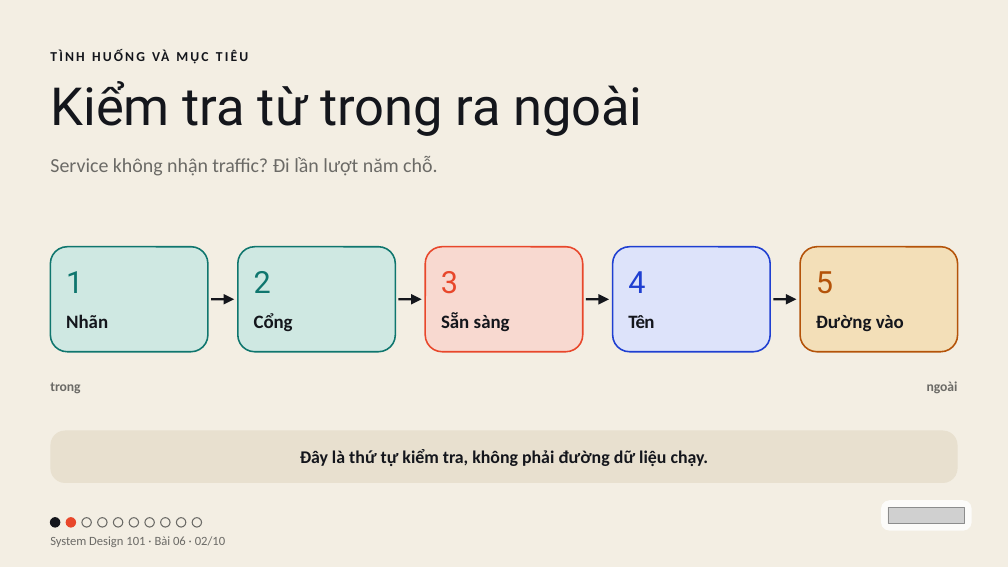
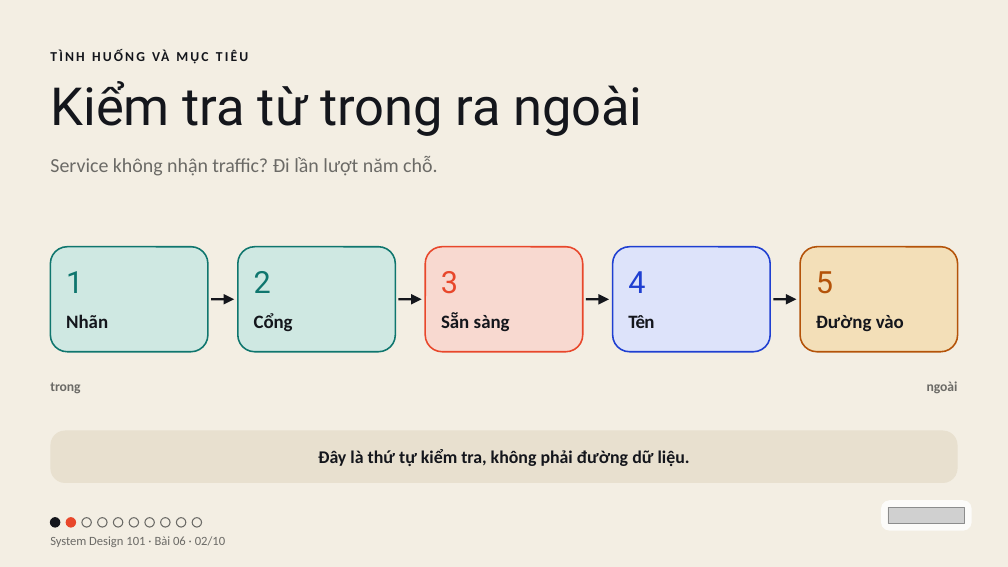
Before and after one commit to vohoailinh90/tool-marketing-studio, a slide deck: slide 2 of system-design-101/vi/lessons/sd-13-006/slides/sd-13-006.pptx. Drawn at 1008x567 pixels with LibreOffice and Linux fonts; fonts in the diff are those of the drawing; grey boxes stand for pictures. Boxes give left, top, right and bottom in pixels: in the first picture for what was removed or moved away, otherwise in the second. Text is boxed around its words. In the diff, an @@ line names an element or a change of style, - is before the commit and + after.

```diff
--- a/system-design-101/vi/lessons/sd-13-006/slides/sd-13-006.pptx
+++ b/system-design-101/vi/lessons/sd-13-006/slides/sd-13-006.pptx
@@ text in rounded rectangle at (318,449,690,466): text changed @@
-Đây là thứ tự kiểm tra, không phải đường dữ liệu chạy.
+Đây là thứ tự kiểm tra, không phải đường dữ liệu.
```
Also in this commit, not shown: 2 other slides changed, 3 other files.
